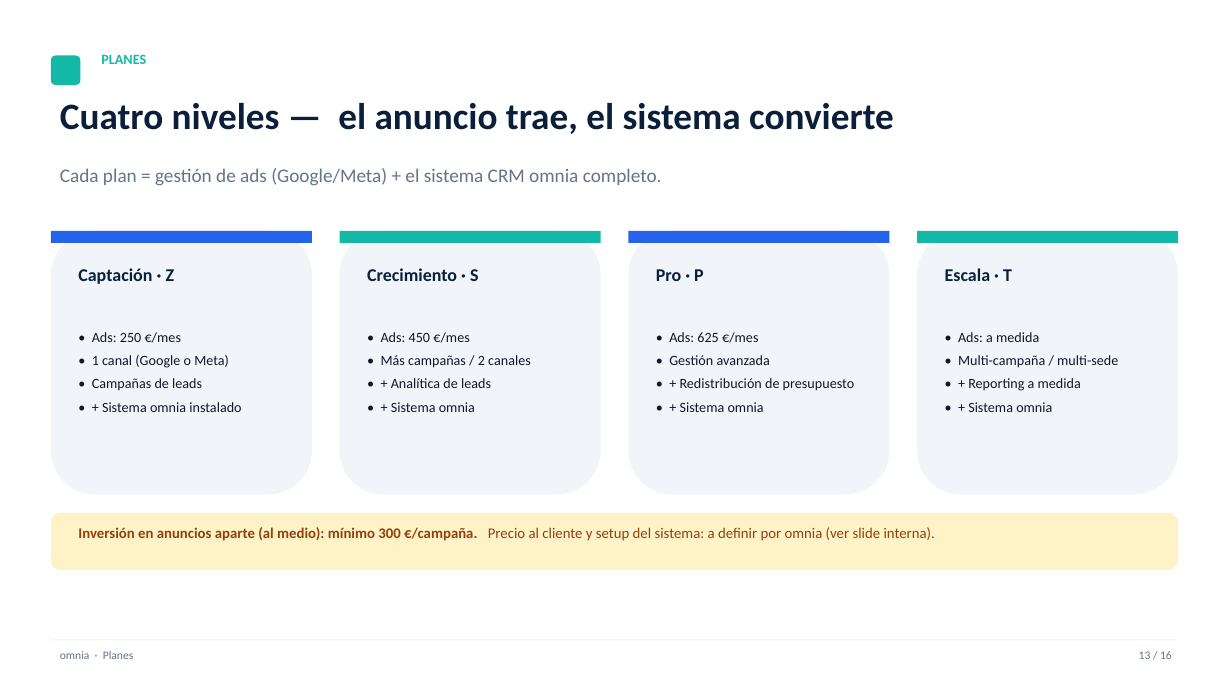
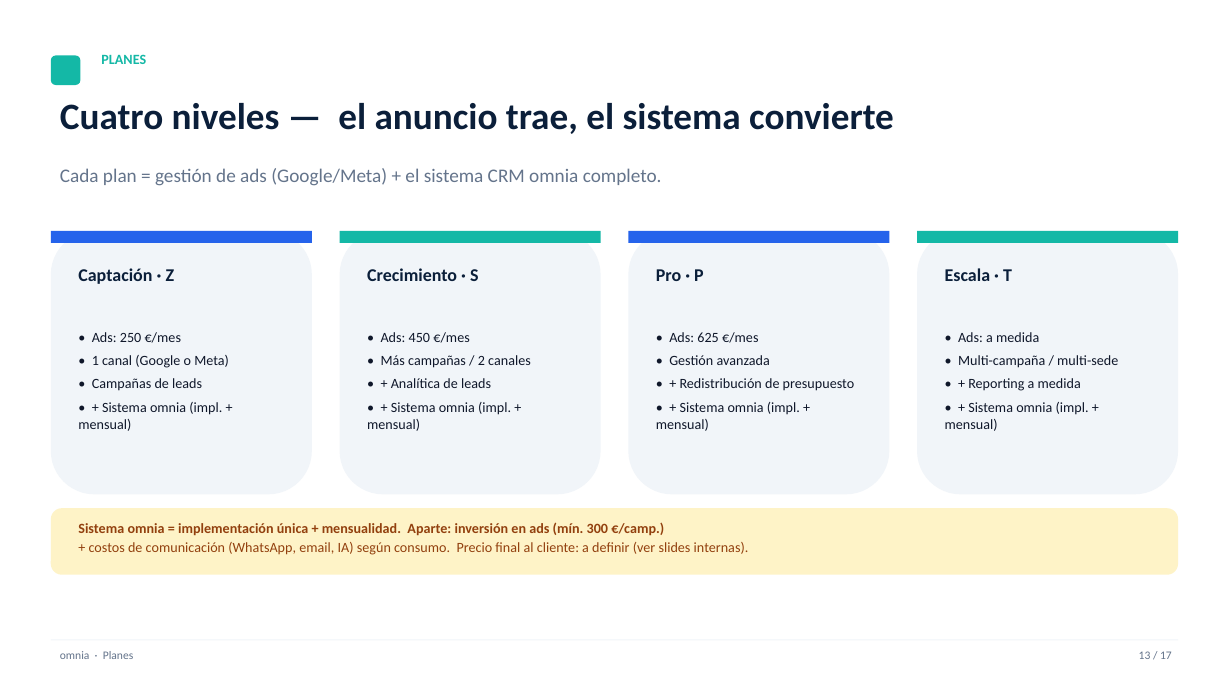
Before and after one commit to henrybuenano-ux/snapshot-generico, a slide deck: slide 13 of presentacion/omnia-sistema-clinicas.pptx. Drawn at 1232x693 pixels with LibreOffice and Linux fonts; fonts in the diff are those of the drawing. Boxes give left, top, right and bottom in pixels: in the first picture for what was removed or moved away, otherwise in the second. Text is boxed around its words. In the diff, an @@ line names an element or a change of style, - is before the commit and + after.

```diff
--- a/presentacion/omnia-sistema-clinicas.pptx
+++ b/presentacion/omnia-sistema-clinicas.pptx
@@ text at <box>78,402,222,431</box>: text changed @@
-• + Sistema omnia instalado
+• + Sistema omnia (impl. + mensual)
@@ text at <box>367,402,511,431</box>: text changed @@
-• + Sistema omnia
+• + Sistema omnia (impl. + mensual)
@@ text at <box>656,402,800,431</box>: text changed @@
-• + Sistema omnia
+• + Sistema omnia (impl. + mensual)
@@ text at <box>945,402,1089,431</box>: text changed @@
-• + Sistema omnia
+• + Sistema omnia (impl. + mensual)
@@ rounded rectangle: place and size @@
-rounded rectangle at <box>51,513,1178,570</box>
+rounded rectangle at <box>51,508,1178,575</box>
@@ text at <box>78,522,749,555</box>: text changed; size 11.5 to 11 pt @@
-Inversión en anuncios aparte (al medio): mínimo 300 €/campaña. Precio al cliente y setup del sistema: a definir por omnia (ver slide interna).
+Sistema omnia = implementación única + mensualidad. Aparte: inversión en ads (mín. 300 €/camp.)
++ costos de comunicación (WhatsApp, email, IA) según consumo. Precio final al cliente: a definir (ver slides internas).
@@ text at <box>1139,651,1172,659</box>: text changed @@
-13 / 16
+13 / 17
```
Also in this commit, not shown: 13 other slides changed, 1 slide added, 1 other file.
